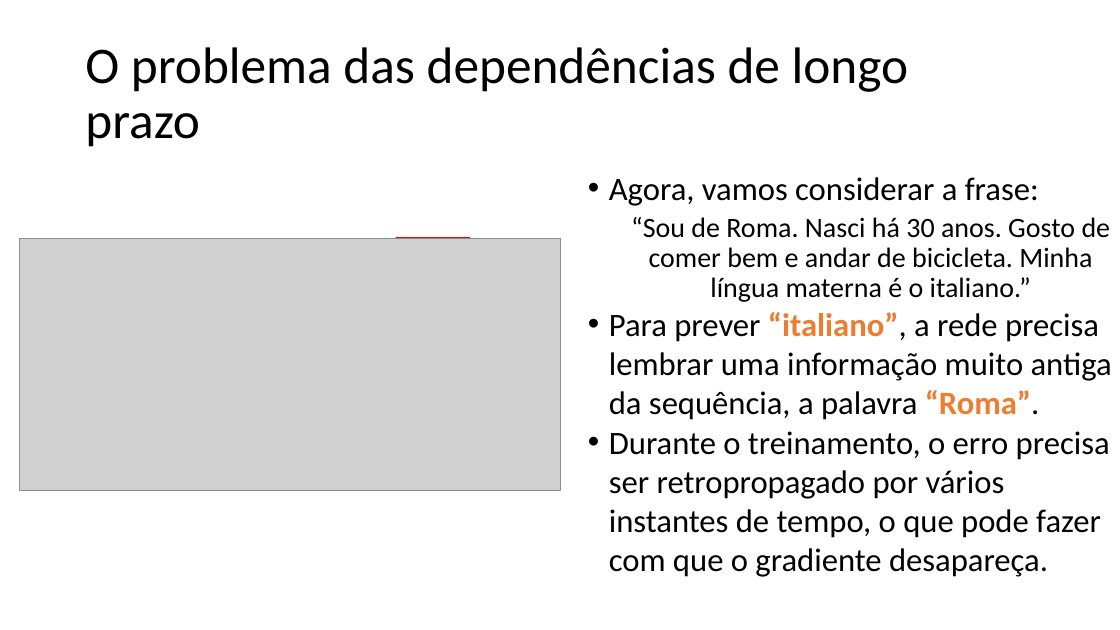
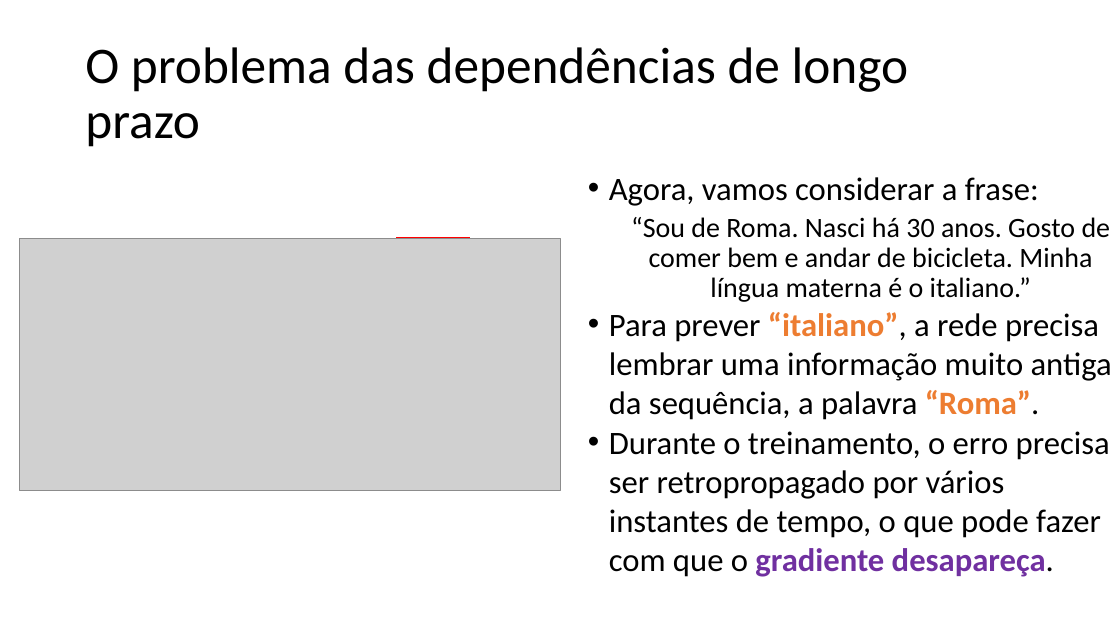
Before and after one commit to zz4fap/c24_inteligencia_artificial, a slide deck: slide 41 of slides/C24_RNN.pptx. Drawn at 1120x630 pixels with LibreOffice and Linux fonts; fonts in the diff are those of the drawing; grey boxes stand for pictures. Boxes give left, top, right and bottom in pixels: in the first picture for what was removed or moved away, otherwise in the second. Text is boxed around its words. In the diff, an @@ line names an element or a change of style, - is before the commit and + after.

```diff
--- a/slides/C24_RNN.pptx
+++ b/slides/C24_RNN.pptx
@@ text at bbox=[609, 431, 1110, 577]: text colour #000000 to #7030A0, bold on in "gradiente desapareça." @@
```
Also in this commit, not shown: 4 other slides changed, 1 slide added.
